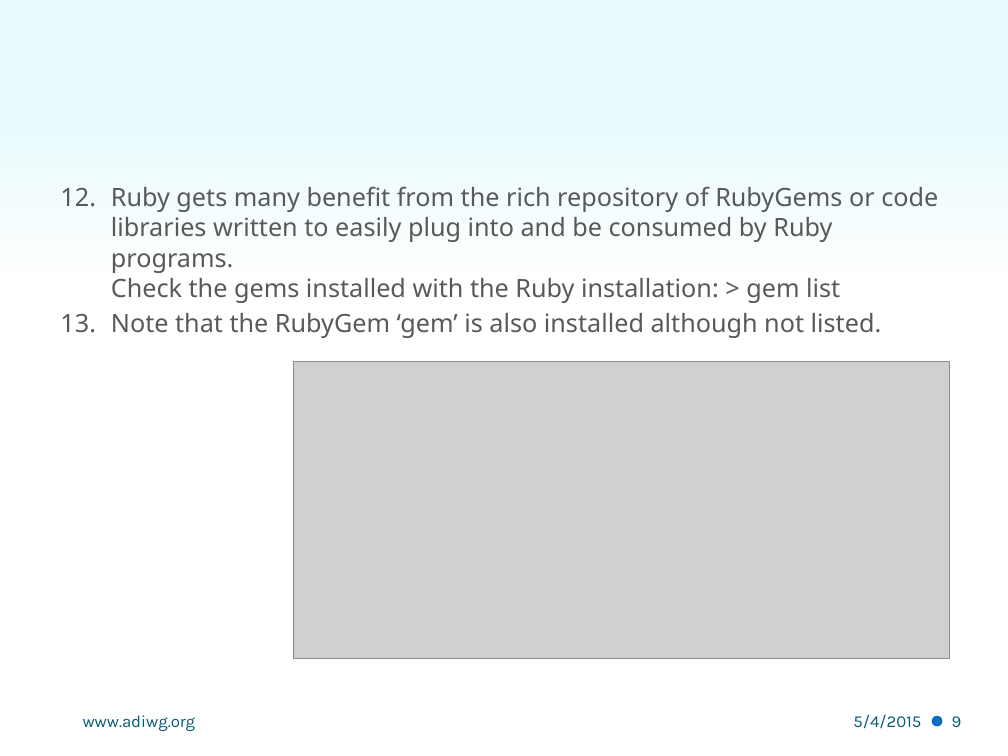
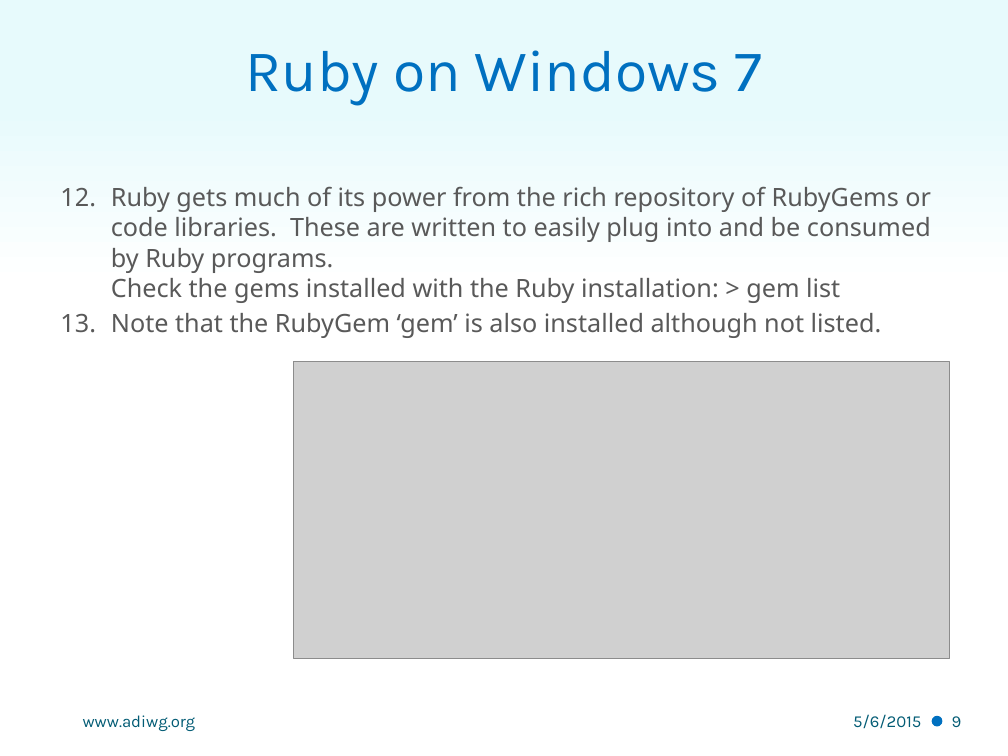
Before and after one commit to adiwg/mdWorkshop, a slide deck: slide 9 of S3 - Windows Installation.pptx. Drawn at 1008x756 pixels with LibreOffice and Linux fonts; fonts in the diff are those of the drawing; grey boxes stand for pictures; background and template pictures are left out. Boxes give left, top, right and bottom in pixels: in the first picture for what was removed or moved away, otherwise in the second. Text is boxed around its words. In the diff, an @@ line names an element or a change of style, - is before the commit and + after.

```diff
--- a/S3 - Windows Installation.pptx
+++ b/S3 - Windows Installation.pptx
@@ title added at box(245, 50, 763, 106), 42 pt, text #0070C0 @@
+Ruby on Windows 7
@@ text at box(111, 186, 931, 303): text changed @@
-12. Ruby gets many benefit from the rich repository of RubyGems or code libraries written to easily plug into and be consumed by Ruby programs.
-    Check the gems installed with the Ruby installation: > gem list
+12. Ruby gets much of its power from the rich repository of RubyGems or code libraries. These are written to easily plug into and be consumed by Ruby programs.
+    Check the gems installed with the Ruby installation: > gem list
@@ text at box(853, 714, 921, 729): text changed @@
-5/4/2015
+5/6/2015
```
Also in this commit, not shown: 24 other slides changed, 3 other files.
